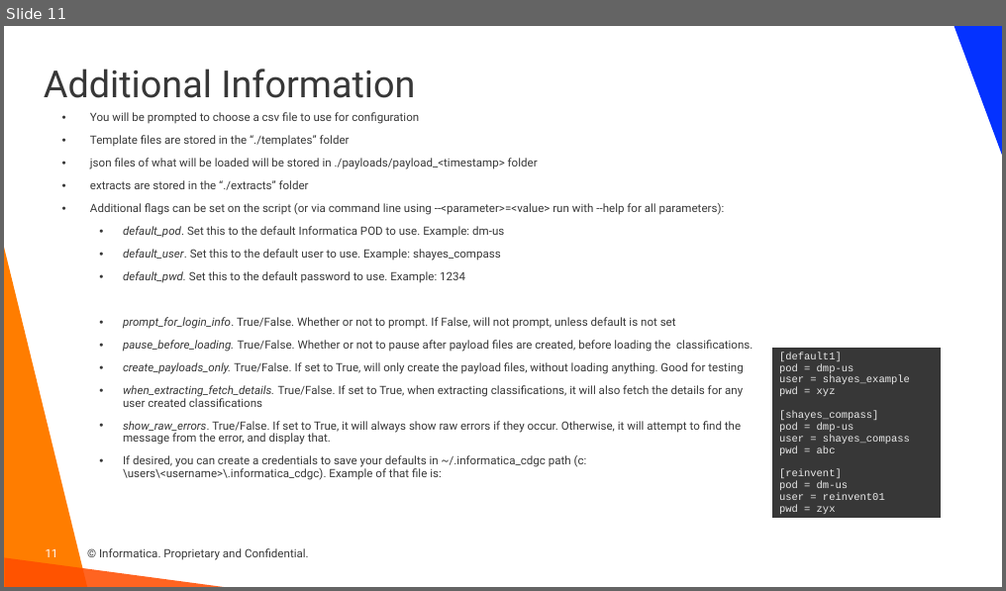
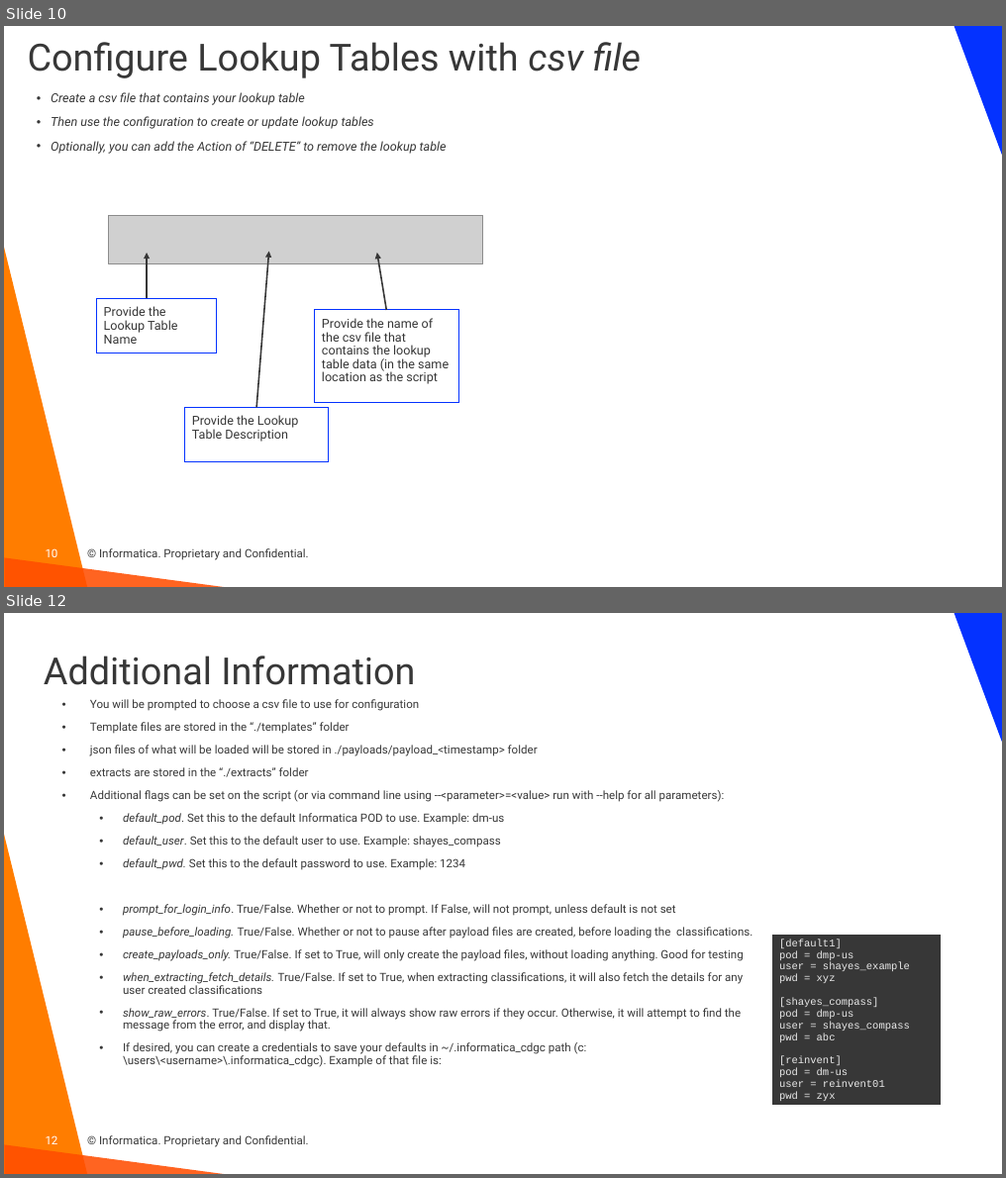
Before and after one commit to haystraw/Informatica_Simple_Classification_Creator, a slide deck: Simple Classification Creator.pptx. Shown one above the other, each under a label of ours: slide 11 before the commit, slides 10 and 12 after it; the slides between them are not shown. The pictures are 1006x591 and 1006x1178 pixels, drawn with LibreOffice and Linux fonts; fonts in the diff are those of the drawing; grey boxes stand for pictures; background and template pictures are left out. Boxes give left, top, right and bottom in pixels: in the first picture for what was removed or moved away, otherwise in the second. Text is boxed around its words. In the diff, an @@ line names an element or a change of style, - is before the commit and + after.

Commit message:
Version 20250105 Added functionality for Lookup Tables

```diff
--- a/Simple Classification Creator.pptx
+++ b/Simple Classification Creator.pptx
@@ slide 10 added at (x1=4, y1=26, x2=1002, y2=587), background #FFFFFF; not listed: 5 template elements that a slide beside it also shows @@
@@ title added at (x1=28, y1=42, x2=642, y2=78), 36 pt, text #373737 @@
+Configure Lookup Tables with csv file
@@ text added at (x1=51, y1=92, x2=447, y2=154), 12 pt, text #373737, italic @@
+• Create a csv file that contains your lookup table
+• Then use the configuration to create or update lookup tables
+• Optionally, you can add the Action of “DELETE” to remove the lookup table
@@ picture added at (x1=109, y1=215, x2=483, y2=265) @@
@@ arrow added from (147, 297) to (147, 253), #373737 1.5 pt @@
@@ arrow added from (256, 408) to (269, 252), #373737 1.5 pt @@
@@ arrow added from (386, 310) to (377, 253), #373737 1.5 pt @@
@@ rectangle added at (x1=96, y1=298, x2=216, y2=353), outline #0432FF 0.75 pt, 12 pt, text #373737 @@
+Provide the Lookup Table Name
@@ rectangle added at (x1=315, y1=310, x2=459, y2=402), outline #0432FF 0.75 pt, 12 pt, text #373737 @@
+Provide the name of the csv file that contains the lookup table data (in the same location as the script
@@ rectangle added at (x1=184, y1=408, x2=329, y2=463), outline #0432FF 0.75 pt, 12 pt, text #373737 @@
+Provide the Lookup Table Description
@@ what was slide 11 is now slide 12 @@
@@ page number at (x1=46, y1=1136, x2=58, y2=1145): text changed @@
-11
+12
```
Also in this commit, not shown: 2 slides changed, 7 other files.
